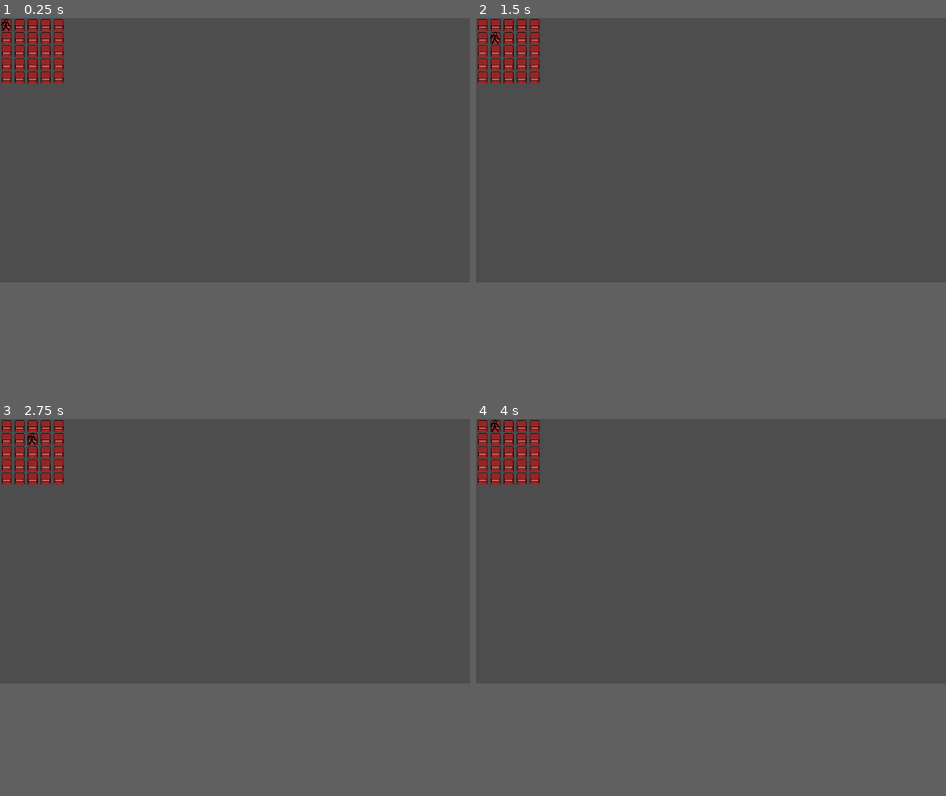
Above: before the commit, frames 1-4 (two rows, left to right).
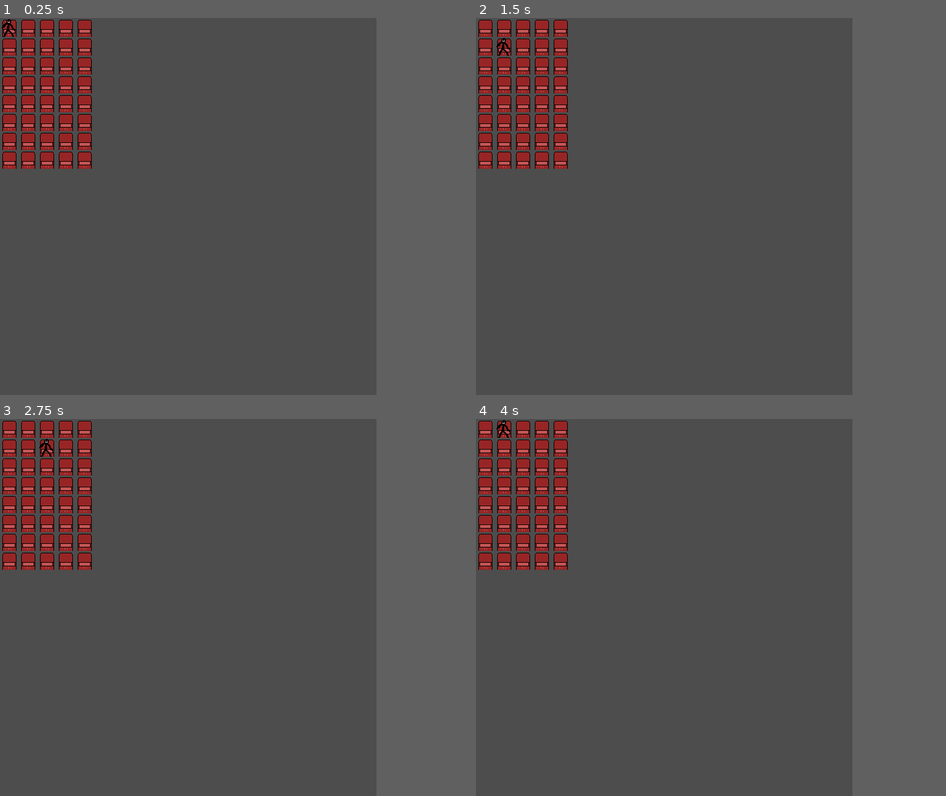
Above: after the commit, the same moments.

Repository: dtuukkanen/FinnishGameJam2024
Game: Godot game, scene res://node_2d.tscn
Two runs of this game, one before a commit and one after it. Both use one fixed random seed, a clock stepped at 60 frames per second and the inputs below.
Inputs:
- Up to frame 1 (0.25 s): no input
- Up to frame 2 (1.5 s): tap Enter at 0.5 s; hold Right (ui_right) 0.53-1.28 s; tap Space at 1.25 s; hold Down (ui_down) from 1.28 s (still down)
- Up to frame 3 (2.75 s): tap Enter at 2 s; release Down (ui_down) at 2.03 s; hold Right (ui_right) from 2.03 s (still down)
- Up to frame 4 (4 s): tap Space at 2.75 s; release Right (ui_right) at 2.78 s; hold Up (ui_up) 2.78-3.53 s; tap Enter at 3.5 s; hold Left (ui_left) from 3.53 s (still down)
In our replay, the window is 799x449 before the commit and 640x640 after it. These sizes can differ from the game's own. Grey fills any space a smaller window leaves; there, only what the larger window draws over its background counts as a difference.

The runs differ from the first frame. In frame 1, 5.5% of the frame differs, in the area x 0-20%, y 0-40%; in frame 2, 5.5%; in frame 3, 5.5%; in frame 4, 5.5%.

Commit message:
Max play area set

Diff:
--- a/Student.gd
+++ b/Student.gd
@@ -1,20 +1,35 @@
 extends Sprite2D
 
 func _input(event):
+	var parent_node = get_parent()
+	var max_bounds = Vector2(parent_node.matrix_size_x, parent_node.matrix_size_y) * 32
+
 	if !event.is_pressed():
 		return
+
+	var movement = Vector2()
 	if event.is_action("ui_up"):
-		position += Vector2(0, -32)
+		movement += Vector2(0, -32)
 	elif event.is_action("ui_down"):
-		position += Vector2(0, 32)
+		movement += Vector2(0, 32)
 	elif event.is_action("ui_left"):
-		position += Vector2(-32, 0)
+		movement += Vector2(-32, 0)
 	elif event.is_action("ui_right"):
-		position += Vector2(32, 0)
+		movement += Vector2(32, 0)
+
+	# Calculate new position
+	var new_position = position + movement
+
+	# Manually clamp each component of the Vector2
+	new_position.x = clamp(new_position.x, 0, max_bounds.x - texture.get_width())
+	new_position.y = clamp(new_position.y, 0, max_bounds.y - texture.get_height())
+
+	# Update position
+	position = new_position
 
 # Called when the node enters the scene tree for the first time.
 func _ready():
-	pass # Replace with function body.
+	pass
 
 # Called every frame. 'delta' is the elapsed time since the previous frame.
 func _process(delta):
--- a/node_2d.gd
+++ b/node_2d.gd
@@ -1,10 +1,11 @@
 extends Node2D
 
-var matrix_size = 5  # Your desired matrix size
+var matrix_size_x = 5  # Your desired matrix size x
+var matrix_size_y = 8 # Your desired matrix size x
 
 func _ready():
-	for i in range(matrix_size):
-		for j in range(matrix_size):
+	for i in range(matrix_size_x):
+		for j in range(matrix_size_y):
 			var chair = Sprite2D.new()
 			chair.texture = preload("res://Assets/chair.png")
 			var width = chair.texture.get_width()
--- a/node_2d.tscn
+++ b/node_2d.tscn
@@ -5,6 +5,7 @@
 [ext_resource type="Script" path="res://Student.gd" id="2_wgeru"]
 
 [node name="Node2D" type="Node2D"]
+script = ExtResource("1_k00io")
 
 [node name="Student" type="Sprite2D" parent="."]
 z_index = 1
@@ -14,4 +15,3 @@
 
 [node name="Chairs" type="Sprite2D" parent="."]
 centered = false
-script = ExtResource("1_k00io")
--- a/project.godot
+++ b/project.godot
@@ -15,6 +15,12 @@
 config/features=PackedStringArray("4.2", "Forward Plus")
 config/icon="res://icon.svg"
 
+[display]
+
+window/size/viewport_width=640
+window/size/viewport_height=640
+window/stretch/mode="canvas_items"
+
 [rendering]
 
 renderer/rendering_method="mobile"
